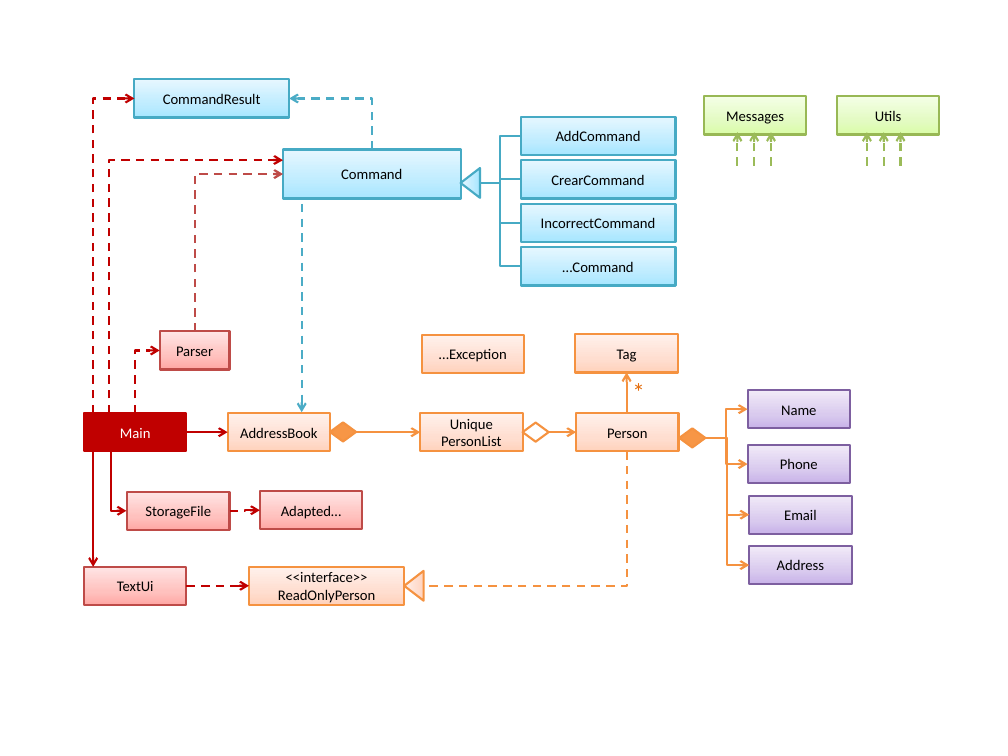
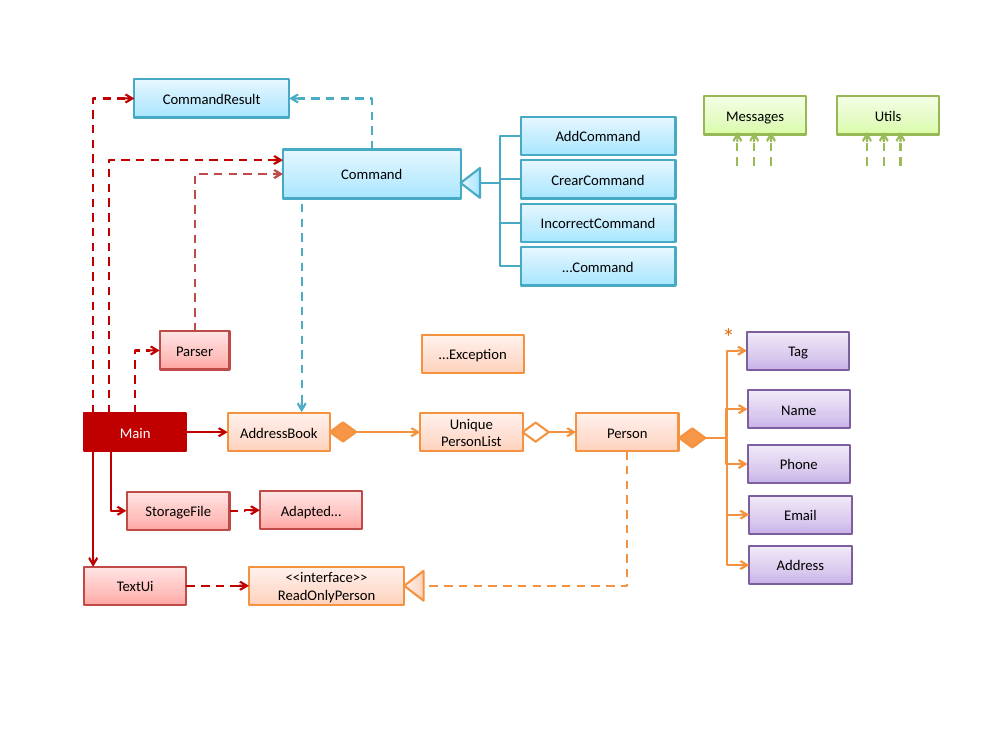
Before and after one commit to se-edu/addressbook-level2, a slide deck: slide 2 of docs/Diagrams.pptx. Drawn at 1008x756 pixels with LibreOffice and Linux fonts; fonts in the diff are those of the drawing. Boxes give left, top, right and bottom in pixels: in the first picture for what was removed or moved away, otherwise in the second. Text is boxed around its words. In the diff, an @@ line names an element or a change of style, - is before the commit and + after.

```diff
--- a/docs/Diagrams.pptx
+++ b/docs/Diagrams.pptx
@@ text "*": place and size @@
-text "*" at [632,371,642,411]
+text "*" at [723,316,733,356]
@@ elbow arrow moved from (627, 413) - (627, 373) to (727, 437) - (747, 351) @@
@@ rectangle "Tag": place and size @@
-rectangle "Tag" at [576,335,678,373]
+rectangle "Tag" at [747,332,850,370]
@@ rectangle "Tag" at [747,332,850,370]: fill gradient #FFD2BD to #FFDED0 to #FFF2ED to gradient #C9B5E8 to #D8CBEE to #F0EAF9; outline #F69240 1.5 pt to #7D60A0 1.5 pt @@
```
Also in this commit, not shown: 2 other slides changed, 18 other files.
